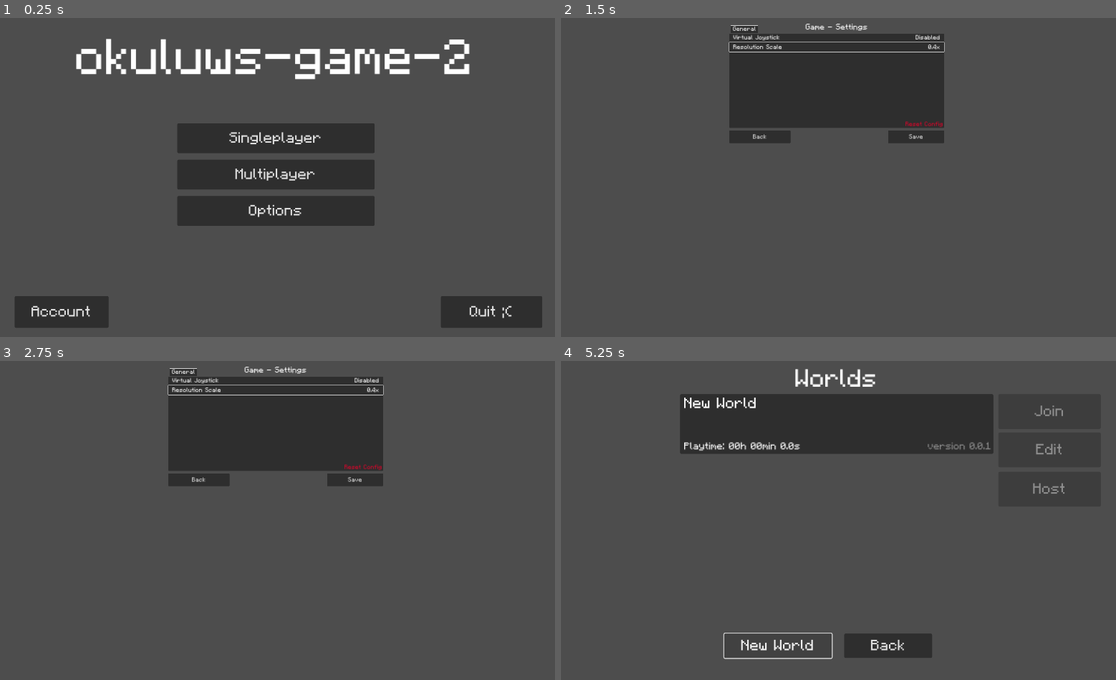
Above: before the commit, frames 1-4 (two rows, left to right).
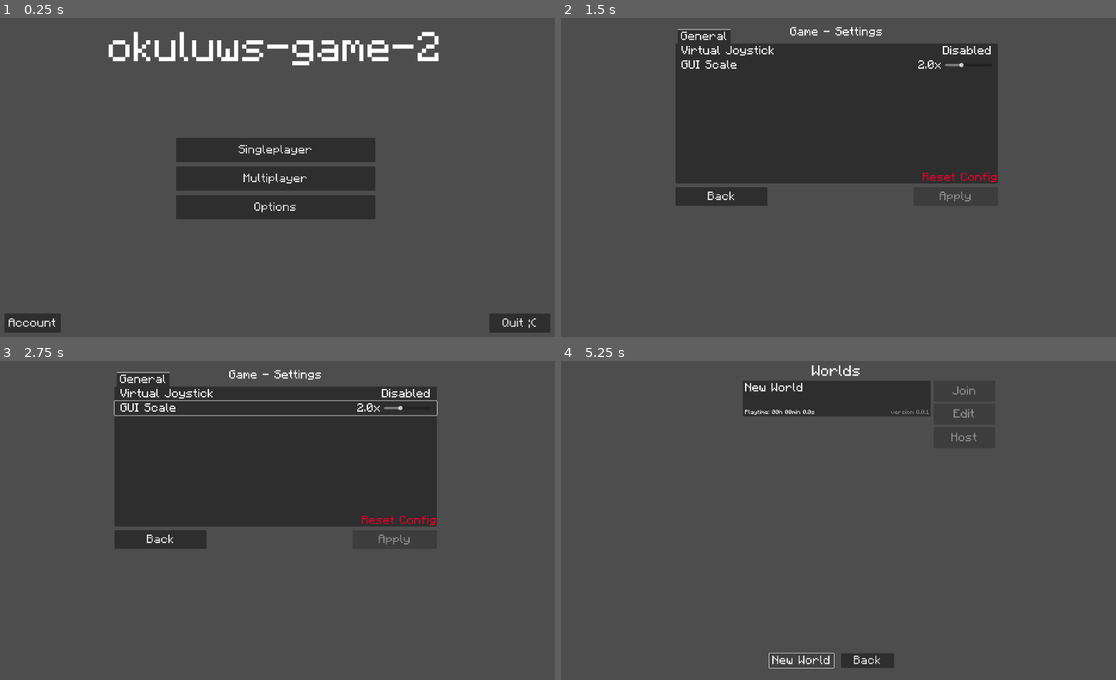
Above: after the commit, the same moments.

Repository: okuluws/okuluws_game_2_godot
Game: Godot game, scene res://main/main.tscn
The game is run twice, just before and just after one commit, with the same random seed, the same clock (stepped at 60 frames per second) and the same inputs.
Inputs (mouse positions are in pixels of both pictures, inside the frame that each line leads up to):
- Up to frame 1 (0.25 s): no input
- Up to frame 2 (1.5 s): click "Options" at 0.5 s; click (838, 91) at 1.25 s, where only the run before the commit has a clickable "Resolution Scale"
- Up to frame 3 (2.75 s): click (277, 408) at 2 s, where only the run after the commit has a clickable "GUI Scale"
- Up to frame 4 (5.25 s): click "Reset Config" at 2.75 s; click "Back" at 3.5 s; click "Singleplayer" at 4.25 s; click "New World" at 5 s

The runs differ from the first frame. In frame 1, 12% of the frame differs, in the area x 0-100%, y 4-99%; in frame 2, 17%; in frame 3, 18%, in the area x 20-79%, y 1-59%; in frame 4, 10%.

Commit message:
sfgfdgdfgdfgdfga

Diff:
--- a/home/game_options.gd
+++ b/home/game_options.gd
@@ -4,8 +4,10 @@
 @onready var main = $"/root/Main"
 @onready var home = $"../"
 @onready var virtual_joystick_value_label = $"TabContainer/General/VirtualJoystickButton/Label2"
-@onready var content_scale_factor_value_label = $"TabContainer/General/ContentScaleFactor/Label2"
+@onready var content_scale_factor_value_label = $"TabContainer/General/ContentScaleFactorButton/Label2"
+@onready var content_scale_factor_slider = $"TabContainer/General/ContentScaleFactorButton/ContentScaleFactorSlider"
 @onready var save_button = $"Save"
+var intermediate_config = ConfigFile.new()
 
 
 func _ready():
@@ -15,10 +17,8 @@
 func _display_config():
 	virtual_joystick_value_label.text = "Enabled" if main.get_virtual_joystick() else "Disabled"
 	content_scale_factor_value_label.text = "%.1fx" % main.get_content_scale_factor()
-
+	content_scale_factor_slider.set_value_no_signal(main.get_content_scale_factor())
 	save_button.disabled = not main.config_has_changes()
-
-
 
 
 func _on_back_pressed():
@@ -31,12 +31,13 @@
 	_display_config()
 
 
-func _on_content_scale_factor_pressed():
-	main.set_content_scale_factor(0.4)
+func _on_content_scale_factor_slider_value_changed(value):
+	main.set_content_scale_factor(value)
 	_display_config()
 
 
 func _on_save_pressed():
+	main.apply_changes()
 	main.save_config()
 	_display_config()
 
--- a/home/game_options.tscn
+++ b/home/game_options.tscn
@@ -69,9 +69,10 @@
 offset_bottom = 15.0
 grow_horizontal = 0
 grow_vertical = 2
+text = "disenabled"
 horizontal_alignment = 2
 
-[node name="ContentScaleFactor" type="Button" parent="TabContainer/General"]
+[node name="ContentScaleFactorButton" type="Button" parent="TabContainer/General"]
 layout_mode = 1
 anchors_preset = 1
 anchor_left = 1.0
@@ -82,7 +83,7 @@
 grow_horizontal = 0
 flat = true
 
-[node name="Label" type="Label" parent="TabContainer/General/ContentScaleFactor"]
+[node name="Label" type="Label" parent="TabContainer/General/ContentScaleFactorButton"]
 layout_mode = 1
 anchors_preset = 4
 anchor_top = 0.5
@@ -92,22 +93,41 @@
 offset_right = 173.0
 offset_bottom = 15.0
 grow_vertical = 2
-text = "Resolution Scale"
+text = "GUI Scale"
 
-[node name="Label2" type="Label" parent="TabContainer/General/ContentScaleFactor"]
+[node name="Label2" type="Label" parent="TabContainer/General/ContentScaleFactorButton"]
 layout_mode = 1
 anchors_preset = 6
 anchor_left = 1.0
 anchor_top = 0.5
 anchor_right = 1.0
 anchor_bottom = 0.5
-offset_left = -137.0
+offset_left = -304.0
 offset_top = -15.0
-offset_right = -20.0
+offset_right = -187.0
 offset_bottom = 15.0
 grow_horizontal = 0
 grow_vertical = 2
+text = "idk"
 horizontal_alignment = 2
+
+[node name="ContentScaleFactorSlider" type="HSlider" parent="TabContainer/General/ContentScaleFactorButton"]
+layout_mode = 1
+anchors_preset = 6
+anchor_left = 1.0
+anchor_top = 0.5
+anchor_right = 1.0
+anchor_bottom = 0.5
+offset_left = -177.0
+offset_top = -8.0
+offset_right = -20.0
+offset_bottom = 8.0
+grow_horizontal = 0
+grow_vertical = 2
+min_value = 1.0
+max_value = 4.0
+step = 0.1
+value = 1.0
 
 [node name="ResetConfigButton" type="Button" parent="TabContainer/General"]
 layout_mode = 1
@@ -125,17 +145,15 @@
 
 [node name="Label" type="Label" parent="TabContainer/General/ResetConfigButton"]
 layout_mode = 1
-anchors_preset = 8
-anchor_left = 0.5
-anchor_top = 0.5
-anchor_right = 0.5
-anchor_bottom = 0.5
-offset_left = -20.0
-offset_top = -15.0
-offset_right = 20.0
-offset_bottom = 15.0
-grow_horizontal = 2
-grow_vertical = 2
+anchors_preset = 3
+anchor_left = 1.0
+anchor_top = 1.0
+anchor_right = 1.0
+anchor_bottom = 1.0
+offset_left = -252.0
+offset_top = -40.0
+grow_horizontal = 0
+grow_vertical = 0
 theme_override_colors/font_color = Color(0.85098, 0.0156863, 0.160784, 1)
 text = "Reset Config"
 
@@ -162,10 +180,10 @@
 grow_horizontal = 2
 theme = ExtResource("2_prsvr")
 disabled = true
-text = "Save"
+text = "Apply"
 
 [connection signal="pressed" from="TabContainer/General/VirtualJoystickButton" to="." method="_on_virtual_joystick_button_pressed"]
-[connection signal="pressed" from="TabContainer/General/ContentScaleFactor" to="." method="_on_content_scale_factor_pressed"]
+[connection signal="value_changed" from="TabContainer/General/ContentScaleFactorButton/ContentScaleFactorSlider" to="." method="_on_content_scale_factor_slider_value_changed"]
 [connection signal="pressed" from="TabContainer/General/ResetConfigButton" to="." method="_on_reset_config_button_pressed"]
 [connection signal="pressed" from="Back" to="." method="_on_back_pressed"]
 [connection signal="pressed" from="Save" to="." method="_on_save_pressed"]
--- a/home/title_screen.tscn
+++ b/home/title_screen.tscn
@@ -10,48 +10,61 @@
 anchors_preset = 5
 anchor_left = 0.5
 anchor_right = 0.5
-offset_left = -460.0
-offset_top = 33.0
-offset_right = 460.0
-offset_bottom = 153.0
-grow_horizontal = 2
-theme = ExtResource("2_q8lmu")
-theme_override_font_sizes/normal_font_size = 100
+offset_left = -697.0
+offset_top = 35.0
+offset_right = 697.0
+offset_bottom = 175.0
+grow_horizontal = 2
+theme = ExtResource("2_q8lmu")
+theme_override_font_sizes/normal_font_size = 140
 bbcode_enabled = true
 text = "[center]okuluws-game-2"
+fit_content = true
+autowrap_mode = 0
+
+[node name="Welcome Back Message" type="Label" parent="."]
+anchors_preset = 5
+anchor_left = 0.5
+anchor_right = 0.5
+offset_left = -557.0
+offset_top = 153.0
+offset_right = 545.0
+offset_bottom = 193.0
+grow_horizontal = 2
+theme = ExtResource("2_q8lmu")
 
 [node name="VBoxContainer" type="VBoxContainer" parent="."]
-anchors_preset = 5
-anchor_left = 0.5
-anchor_right = 0.5
-offset_left = -198.0
-offset_top = 213.0
-offset_right = 199.0
-offset_bottom = 419.0
-grow_horizontal = 2
+anchors_preset = 8
+anchor_left = 0.5
+anchor_top = 0.5
+anchor_right = 0.5
+anchor_bottom = 0.5
+offset_left = -334.0
+offset_top = -136.0
+offset_right = 334.0
+offset_bottom = 136.0
+grow_horizontal = 2
+grow_vertical = 2
 
 [node name="Singleplayer" type="Button" parent="VBoxContainer"]
-custom_minimum_size = Vector2(0, 60)
+custom_minimum_size = Vector2(0, 80)
 layout_mode = 2
 size_flags_vertical = 2
 theme = ExtResource("2_q8lmu")
-theme_override_font_sizes/font_size = 30
 text = "Singleplayer"
 
 [node name="Multiplayer" type="Button" parent="VBoxContainer"]
-custom_minimum_size = Vector2(0, 60)
+custom_minimum_size = Vector2(0, 80)
 layout_mode = 2
 size_flags_vertical = 6
 theme = ExtResource("2_q8lmu")
-theme_override_font_sizes/font_size = 30
 text = "Multiplayer"
 
 [node name="Options" type="Button" parent="VBoxContainer"]
-custom_minimum_size = Vector2(0, 60)
+custom_minimum_size = Vector2(0, 80)
 layout_mode = 2
 size_flags_vertical = 10
 theme = ExtResource("2_q8lmu")
-theme_override_font_sizes/font_size = 30
 text = "Options"
 
 [node name="Quit" type="Button" parent="."]
@@ -67,7 +80,6 @@
 grow_horizontal = 0
 grow_vertical = 0
 theme = ExtResource("2_q8lmu")
-theme_override_font_sizes/font_size = 30
 text = "Quit ;("
 
 [node name="Account" type="Button" parent="."]
@@ -82,16 +94,6 @@
 theme = ExtResource("2_q8lmu")
 text = "Account
 "
-
-[node name="Welcome Back Message" type="Label" parent="."]
-anchors_preset = 5
-anchor_left = 0.5
-anchor_right = 0.5
-offset_left = -398.0
-offset_top = 130.0
-offset_right = -174.0
-offset_bottom = 160.0
-theme = ExtResource("2_q8lmu")
 
 [node name="Account Manage Panel" type="ColorRect" parent="."]
 visible = false
--- a/main/main.gd
+++ b/main/main.gd
@@ -6,16 +6,21 @@
 
 
 func _ready():
-	if not FileAccess.file_exists("options.cfg"): reset_config()
+	if not FileAccess.file_exists("user://options.cfg"): reset_config()
 	load_config()
 	#print(IP.get_local_interfaces())
 	#var k = Crypto.new().generate_rsa(256)
 	#print(k.save_to_string())
 	#print(k.save_to_string(true))
-	pass
 
 
-func _notification(what: int) -> void:
+
+
+#func _process(_delta):
+	#stretch_auto()
+
+
+func _notification(what):
 	if what == NOTIFICATION_WM_CLOSE_REQUEST:
 		get_tree().quit()
 		print("closing game")
@@ -23,9 +28,12 @@
 
 func load_config():
 	if _config.load("user://options.cfg") != OK: push_error(); return
-	set_content_scale_factor(get_content_scale_factor())
-	set_virtual_joystick(get_virtual_joystick())
+	apply_changes()
 	_config_hash = _config.encode_to_text().hash()
+
+
+func apply_changes():
+	get_tree().root.content_scale_factor = get_content_scale_factor()
 
 
 func save_config():
@@ -35,14 +43,18 @@
 
 func reset_config():
 	_config.clear()
-	set_content_scale_factor(1.0)
+	set_content_scale_factor(3.0 if OS.has_feature("mobile") else 2.0)
 	set_virtual_joystick(OS.has_feature("mobile"))
+	apply_changes()
 	save_config()
+
+
+func config_has_changes():
+	return _config.encode_to_text().hash() != _config_hash
 
 
 func set_content_scale_factor(val):
 	_config.set_value("video", "content_scale_factor", val)
-	get_tree().root.content_scale_factor = val
 
 
 func get_content_scale_factor():
@@ -55,7 +67,3 @@
 
 func get_virtual_joystick():
 	return _config.get_value("gameplay", "virtual_joystick")
-
-
-func config_has_changes():
-	return _config.encode_to_text().hash() != _config_hash
--- a/main/pixel_theme.tres
+++ b/main/pixel_theme.tres
@@ -30,7 +30,7 @@
 
 [resource]
 default_font = ExtResource("1_4upxg")
-default_font_size = 30
+default_font_size = 40
 LineEdit/styles/normal = SubResource("StyleBoxFlat_euqp3")
 MarginContainer/constants/margin_bottom = 14
 MarginContainer/constants/margin_left = 14
--- a/overworld/main_client.gd
+++ b/overworld/main_client.gd
@@ -2,4 +2,9 @@
 
 
 func _ready():
-	$"MultiplayerSpawner".spawn_function = func(_data): return preload("res://overworld/overworld_client.tscn").instantiate()
+	$"MultiplayerSpawner".spawn_function = func(data):
+		match data:
+			"overworld":
+				return preload("res://overworld/overworld_client.tscn").instantiate()
+			"squareenemy":
+				return preload("res://overworld/squareenemy/squareenemy_client.tscn").instantiate()
--- a/overworld/main_server.gd
+++ b/overworld/main_server.gd
@@ -8,7 +8,6 @@
 
 
 func _ready():
-	multiplayer_spawner.spawn_function = func(_data): return preload("res://overworld/overworld_server.tscn").instantiate()
 	if not FileAccess.file_exists(savefile): FileAccess.open(savefile, FileAccess.WRITE)
 	server.start_queued.connect(func():
 		var f = ConfigFile.new()
@@ -19,6 +18,13 @@
 			f.set_value("", "spawned_items", true)
 			f.save(savefile)
 			server.log_default("spawned items")
-		multiplayer_spawner.spawn()
+		multiplayer_spawner.spawn_function = func(_data): multiplayer_spawner.spawn_function = Callable(); return preload("res://overworld/overworld_server.tscn").instantiate()
+		multiplayer_spawner.spawn("overworld")
+		var new_squareenemy = preload("res://overworld/squareenemy/squareenemy_server.tscn").instantiate()
+		#new_squareenemy.healthpoints = 20.0
+		#new_squareenemy.healthpoints_max = 20.0
+		multiplayer_spawner.spawn_function = func(_data): multiplayer_spawner.spawn_function = Callable(); return new_squareenemy
+		multiplayer_spawner.spawn("squareenemy")
+
 		server.log_default("spawned overworld")
 	)
--- /dev/null
+++ b/overworld/squareenemy/squareenemy_client.gd
@@ -0,0 +1,14 @@
+extends AnimatedSprite2D
+
+
+var healthpoints
+var healthpoints_max
+
+
+func _process(_delta):
+	if healthpoints / healthpoints_max > 0.5:
+		%HealthLabel.text = "[center]Squareenemy [color=green]%d/%d[color=red]♥" % [healthpoints, healthpoints_max]
+	elif healthpoints / healthpoints_max > 0.2:
+		%HealthLabel.text = "[center]Squareenemy [color=orange]%d/%d[color=red]♥" % [healthpoints, healthpoints_max]
+	else:
+		%HealthLabel.text = "[center]Squareenemy [color=red]%d/%d[color=red]♥" % [healthpoints, healthpoints_max]
--- /dev/null
+++ b/overworld/squareenemy/squareenemy_client.tscn
@@ -0,0 +1,41 @@
+[gd_scene load_steps=6 format=3 uid="uid://d030v3fi71op6"]
+
+[ext_resource type="Texture2D" uid="uid://c32brgefmkhb5" path="res://overworld/squareenemy/squareenemy.png" id="1_w5gkl"]
+[ext_resource type="PackedScene" uid="uid://bgii108pfe4g7" path="res://overworld/squareenemy/squareenemy_sync.tscn" id="2_6ai2t"]
+[ext_resource type="Theme" uid="uid://b0by7hlhq1qlj" path="res://main/pixel_theme.tres" id="2_ar6c2"]
+[ext_resource type="Script" path="res://overworld/squareenemy/squareenemy_client.gd" id="2_l2wf6"]
+
+[sub_resource type="SpriteFrames" id="SpriteFrames_leusy"]
+animations = [{
+"frames": [{
+"duration": 1.0,
+"texture": ExtResource("1_w5gkl")
+}],
+"loop": true,
+"name": &"default",
+"speed": 5.0
+}]
+
+[node name="Squareenemy" type="AnimatedSprite2D"]
+sprite_frames = SubResource("SpriteFrames_leusy")
+script = ExtResource("2_l2wf6")
+
+[node name="HealthLabel" type="RichTextLabel" parent="."]
+unique_name_in_owner = true
+anchors_preset = 8
+anchor_left = 0.5
+anchor_top = 0.5
+anchor_right = 0.5
+anchor_bottom = 0.5
+offset_left = -118.0
+offset_top = -148.0
+offset_right = -10.0
+offset_bottom = -108.0
+grow_horizontal = 2
+grow_vertical = 2
+theme = ExtResource("2_ar6c2")
+bbcode_enabled = true
+fit_content = true
+autowrap_mode = 0
+
+[node name="MultiplayerSynchronizer" parent="." instance=ExtResource("2_6ai2t")]
--- /dev/null
+++ b/overworld/squareenemy/squareenemy_server.gd
@@ -0,0 +1,15 @@
+extends CharacterBody2D
+
+
+@onready var multiplayer_spawner
+var healthpoints = 20.0
+var healthpoints_max = 20.0
+
+
+func take_damage(damagepoints):
+	healthpoints = clamp(healthpoints - damagepoints, 0.0, healthpoints_max)
+	if healthpoints <= 0.0:
+		queue_free()
+		get_tree().create_timer(1).timeout.connect(func(): print("hooray"))
+		return true
+	return false
--- /dev/null
+++ b/overworld/squareenemy/squareenemy_server.tscn
@@ -0,0 +1,17 @@
+[gd_scene load_steps=4 format=3 uid="uid://g4h5ljqoyvvm"]
+
+[ext_resource type="Script" path="res://overworld/squareenemy/squareenemy_server.gd" id="1_dfej5"]
+[ext_resource type="PackedScene" uid="uid://bgii108pfe4g7" path="res://overworld/squareenemy/squareenemy_sync.tscn" id="4_1foky"]
+
+[sub_resource type="RectangleShape2D" id="RectangleShape2D_snuj2"]
+size = Vector2(104, 104)
+
+[node name="Squareenemy" type="CharacterBody2D"]
+collision_layer = 2
+motion_mode = 1
+script = ExtResource("1_dfej5")
+
+[node name="CollisionShape2D" type="CollisionShape2D" parent="."]
+shape = SubResource("RectangleShape2D_snuj2")
+
+[node name="MultiplayerSynchronizer" parent="." instance=ExtResource("4_1foky")]
--- /dev/null
+++ b/overworld/squareenemy/squareenemy_sync.tscn
@@ -0,0 +1,15 @@
+[gd_scene load_steps=2 format=3 uid="uid://bgii108pfe4g7"]
+
+[sub_resource type="SceneReplicationConfig" id="SceneReplicationConfig_epcg1"]
+properties/0/path = NodePath(".:position")
+properties/0/spawn = true
+properties/0/replication_mode = 2
+properties/1/path = NodePath(".:healthpoints")
+properties/1/spawn = true
+properties/1/replication_mode = 2
+properties/2/path = NodePath(".:healthpoints_max")
+properties/2/spawn = true
+properties/2/replication_mode = 2
+
+[node name="MultiplayerSynchronizer" type="MultiplayerSynchronizer"]
+replication_config = SubResource("SceneReplicationConfig_epcg1")
--- a/project.godot
+++ b/project.godot
@@ -20,7 +20,11 @@
 
 [display]
 
-window/stretch/mode="canvas_items"
+window/size/viewport_width=3840
+window/size/viewport_height=2160
+window/size/window_width_override=1920
+window/size/window_height_override=1080
+window/stretch/mode="viewport"
 window/stretch/aspect="expand"
 window/handheld/orientation=4
 
--- a/squareenemy/PersistHandler.gd
+++ /dev/null
@@ -1,26 +0,0 @@
-extends Node
-
-
-const World = preload("res://world/World.gd")
-@export var Squareenemy: Node
-
-
-func get_persistent() -> Dictionary:
-	return {
-		"position": Squareenemy.get("position"),
-		"healthpoints_max": Squareenemy.get("healthpoints_max"),
-		"healthpoints": Squareenemy.get("healthpoints"),
-	}
-
-static func load_persistent(data: Dictionary, world: World) -> void:
-	var squareenemy := world.EntitySpawner.spawn({
-		"id": "squareenemy",
-		"properties": { "position": data.position }
-	})
-	squareenemy.set("healthpoints_max", data.healthpoints_max)
-	squareenemy.set("healthpoints", data.healthpoints)
-	# Why not set these in spawn()? - Both is possible but you should only do that if really needed like for position which would be set to zero before sync and that could mess things up client side
-
-
-func save() -> void: pass
-func startup_load() -> void: pass
--- a/squareenemy/squareenemy.gd
+++ /dev/null
@@ -1,41 +0,0 @@
-extends CharacterBody2D
-
-
-@export var PersistHandler: Node
-
-const World = preload("res://world/World.gd")
-@onready var world: World = get_viewport().get_child(0)
-@onready var EntitySpawner: MultiplayerSpawner = world.EntitySpawner
-
-var healthpoints_max: int = 20
-var healthpoints: int = 20
-var already_dead: bool = false
-var entity_id: String
-
-
-func _process(_delta: float) -> void:
-	if float(healthpoints) / healthpoints_max > 0.5:
-		(%Health as RichTextLabel).text = "[center]Squareenemy [color=green]%d/%d[color=red]♥" % [healthpoints, healthpoints_max]
-	elif float(healthpoints) / healthpoints_max > 0.2:
-		(%Health as RichTextLabel).text = "[center]Squareenemy [color=orange]%d/%d[color=red]♥" % [healthpoints, healthpoints_max]
-	else:
-		(%Health as RichTextLabel).text = "[center]Squareenemy [color=red]%d/%d[color=red]♥" % [healthpoints, healthpoints_max]
-
-func take_damage(damagepoints: int, rewards_peer_: int) -> void:
-	assert(multiplayer.is_server())
-	healthpoints = clampi(healthpoints - damagepoints, 0, healthpoints_max)
-	if healthpoints <= 0 and not already_dead:
-		already_dead = true
-		remove_from_group("Persist")
-
-		for rewards_peer in rewards_peer_:
-			# TODO: award coins
-			pass
-		await get_tree().create_timer(1).timeout
-		EntitySpawner.spawn({
-			"id": "squareenemy",
-			"properties": {
-				"position": Vector2(300, 500)
-			},
-		})
-		queue_free()
--- a/squareenemy/squareenemy.tscn
+++ /dev/null
@@ -1,47 +0,0 @@
-[gd_scene load_steps=7 format=3 uid="uid://g4h5ljqoyvvm"]
-
-[ext_resource type="Script" path="res://squareenemy/squareenemy.gd" id="1_hgl2n"]
-[ext_resource type="Texture2D" uid="uid://c32brgefmkhb5" path="res://squareenemy/squareenemy.png" id="1_r3ses"]
-[ext_resource type="Theme" uid="uid://b0by7hlhq1qlj" path="res://main/pixel_theme.tres" id="3_gqxut"]
-[ext_resource type="Script" path="res://squareenemy/PersistHandler.gd" id="4_ni2j1"]
-
-[sub_resource type="RectangleShape2D" id="RectangleShape2D_snuj2"]
-size = Vector2(104, 104)
-
-[sub_resource type="SceneReplicationConfig" id="SceneReplicationConfig_50bw6"]
-properties/0/path = NodePath(".:healthpoints")
-properties/0/spawn = true
-properties/0/replication_mode = 1
-properties/1/path = NodePath(".:healthpoints_max")
-properties/1/spawn = true
-properties/1/replication_mode = 1
-properties/2/path = NodePath(".:position")
-properties/2/spawn = true
-properties/2/replication_mode = 1
-
-[node name="Squareenemy" type="CharacterBody2D" node_paths=PackedStringArray("PersistHandler")]
-script = ExtResource("1_hgl2n")
-PersistHandler = NodePath("PersistHandler")
-
-[node name="CollisionShape2D" type="CollisionShape2D" parent="."]
-shape = SubResource("RectangleShape2D_snuj2")
-
-[node name="Sprite2D" type="Sprite2D" parent="."]
-texture = ExtResource("1_r3ses")
-
-[node name="Health" type="RichTextLabel" parent="."]
-unique_name_in_owner = true
-offset_left = -175.0
-offset_top = -81.0
-offset_right = 175.0
-offset_bottom = -41.0
-theme = ExtResource("3_gqxut")
-bbcode_enabled = true
-text = "[center]Squareneemy [color=green]69/420[color=red]♥"
-
-[node name="MultiplayerSynchronizer" type="MultiplayerSynchronizer" parent="."]
-replication_config = SubResource("SceneReplicationConfig_50bw6")
-
-[node name="PersistHandler" type="Node" parent="." node_paths=PackedStringArray("Squareenemy")]
-script = ExtResource("4_ni2j1")
-Squareenemy = NodePath("..")
Renamed: squareenemy/squareenemy.png -> overworld/squareenemy/squareenemy.png
Not shown, changed: overworld/squareenemy/squareenemy.png.import
